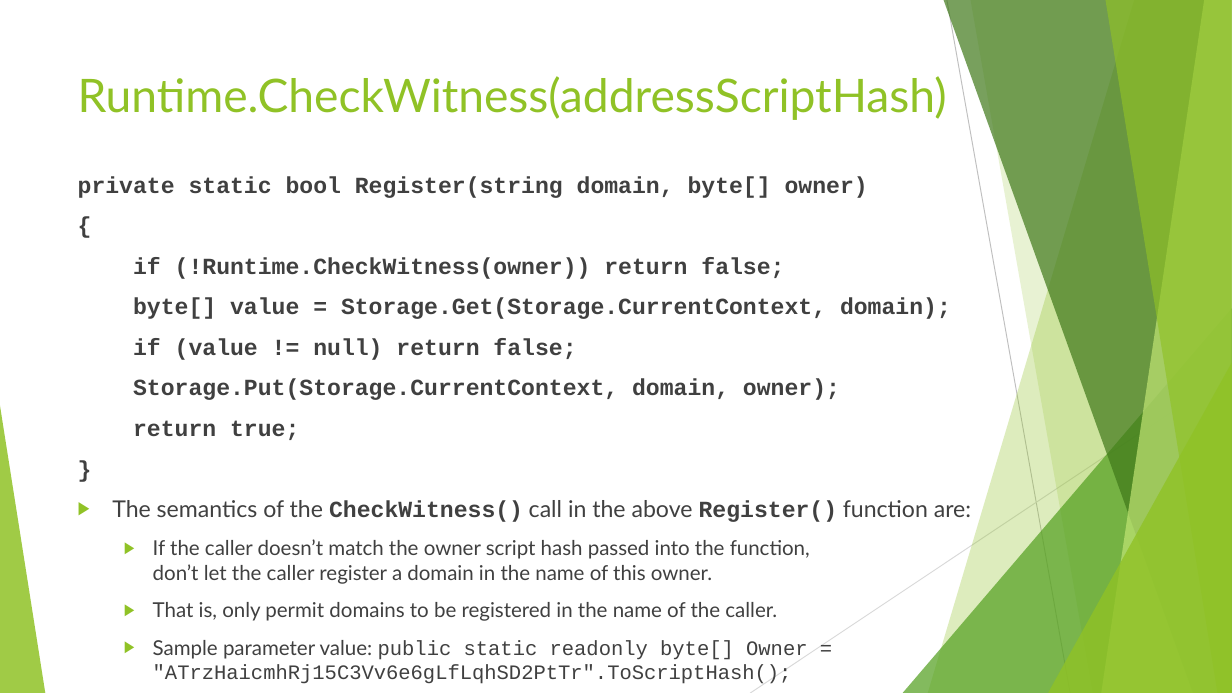
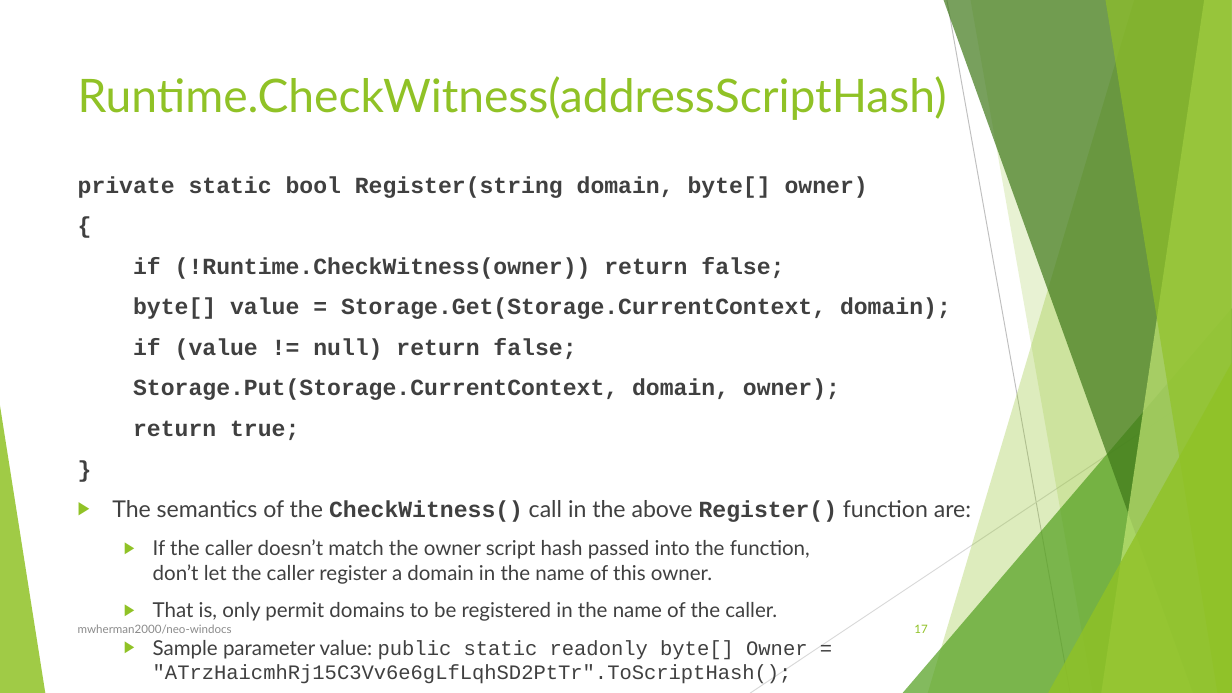
Before and after one commit to mwherman2000/neo-windocs, a slide deck: slide 17 of windocs/windocs-presentations/Debugging NEO Accounts and Addresses-20180216 v0.1.pptx. Drawn at 1232x693 pixels with LibreOffice and Linux fonts; fonts in the diff are those of the drawing. Boxes give left, top, right and bottom in pixels: in the first picture for what was removed or moved away, otherwise in the second. Text is boxed around its words. In the diff, an @@ line names an element or a change of style, - is before the commit and + after.

```diff
--- a/windocs/windocs-presentations/Debugging NEO Accounts and Addresses-20180216 v0.1.pptx
+++ b/windocs/windocs-presentations/Debugging NEO Accounts and Addresses-20180216 v0.1.pptx
@@ text added at (x1=78, y1=624, x2=232, y2=634), 9 pt, text #8C8C8C @@
+mwherman2000/neo-windocs
@@ page number added at (x1=914, y1=624, x2=927, y2=633), 9 pt, text #90C226 @@
+17
```
Also in this commit, not shown: 8 other slides changed, 8 slides added, 8 slides removed, 1 other file.
